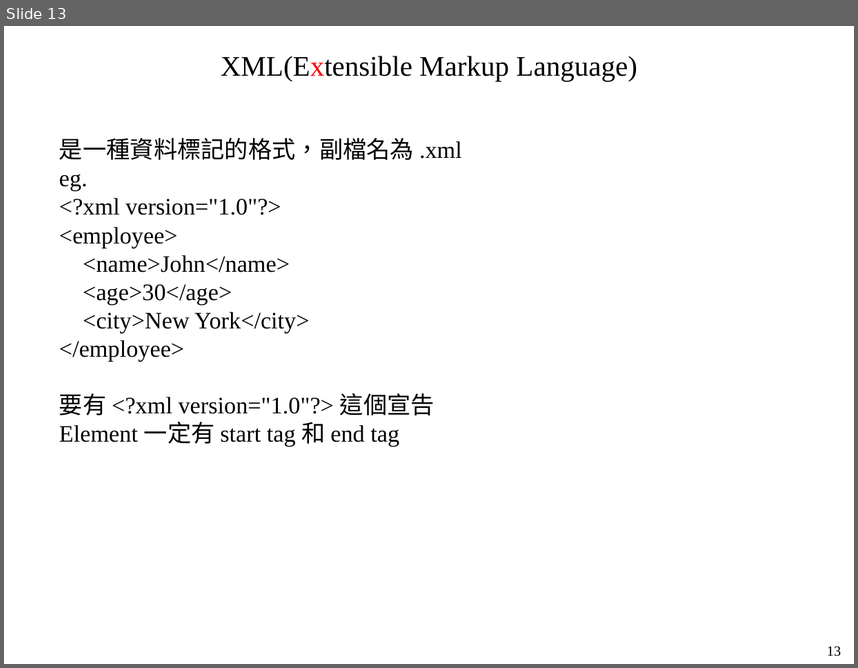
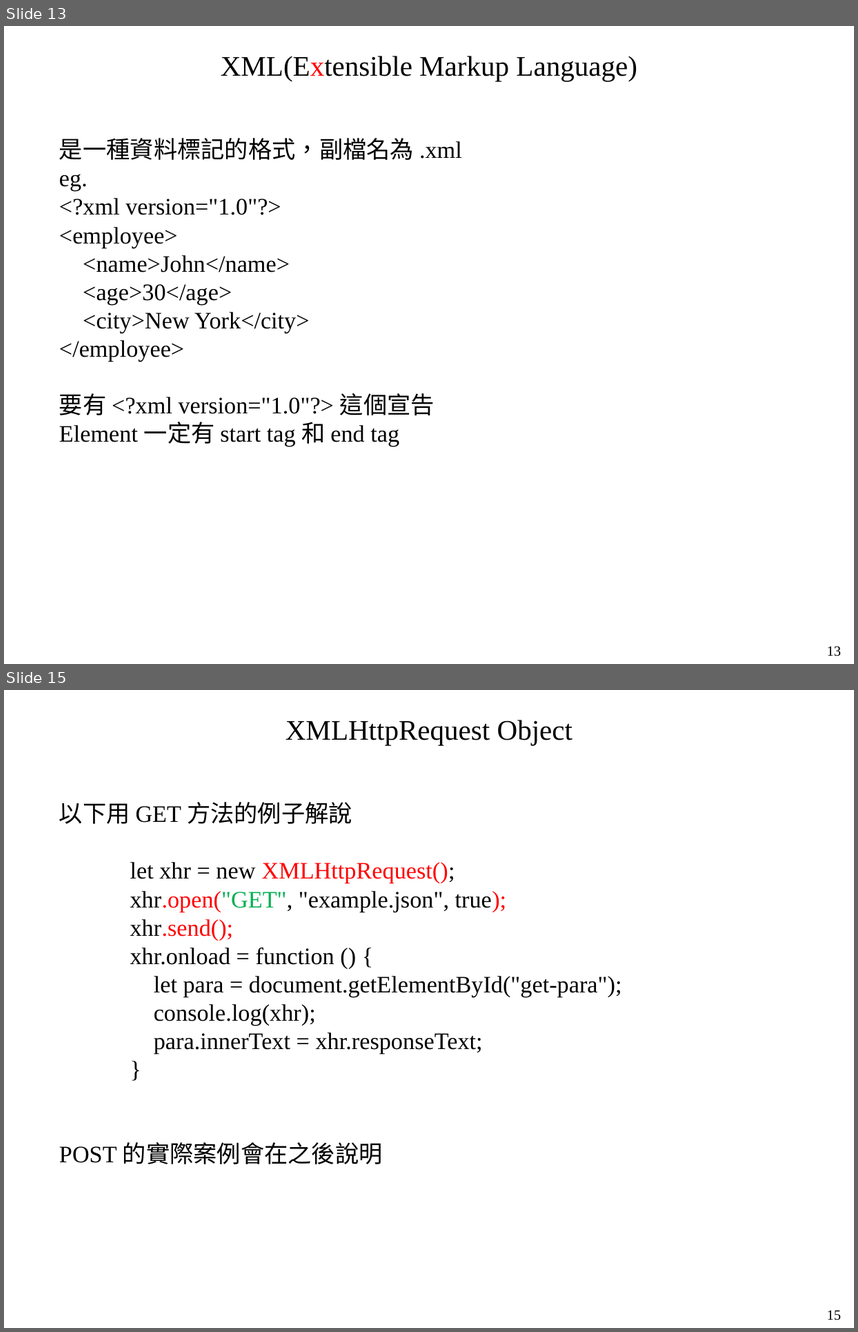
Before and after one commit to mar120434/2021_web_tutor, a slide deck: 動態網頁.pptx. Shown one above the other, each under a label of ours: slide 13 before the commit, slides 13 and 15 after it; the slides between them are not shown. The pictures are 858x668 and 858x1332 pixels, drawn with LibreOffice and Linux fonts; fonts in the diff are those of the drawing. Boxes give left, top, right and bottom in pixels: in the first picture for what was removed or moved away, otherwise in the second. Text is boxed around its words. In the diff, an @@ line names an element or a change of style, - is before the commit and + after.

```diff
--- a/動態網頁.pptx
+++ b/動態網頁.pptx
@@ slide 15 added at [4, 690, 854, 1328], background #FFFFFF @@
@@ text added at [286, 720, 573, 745], 24 pt, text #000000 @@
+XMLHttpRequest Object
@@ text added at [59, 802, 622, 1164], 20 pt, text #000000 @@
+以下用 GET 方法的例子解說
+let xhr = new XMLHttpRequest();
+xhr.open("GET", "example.json", true);
+xhr.send();
+xhr.onload = function () {
+let para = document.getElementById("get-para");
+console.log(xhr);
+para.innerText = xhr.responseText;
+}
+POST 的實際案例會在之後說明
@@ text added at [827, 1310, 841, 1320], 12 pt, text #000000 @@
+15
```
Also in this commit, not shown: 1 other slide added, 1 other file.
